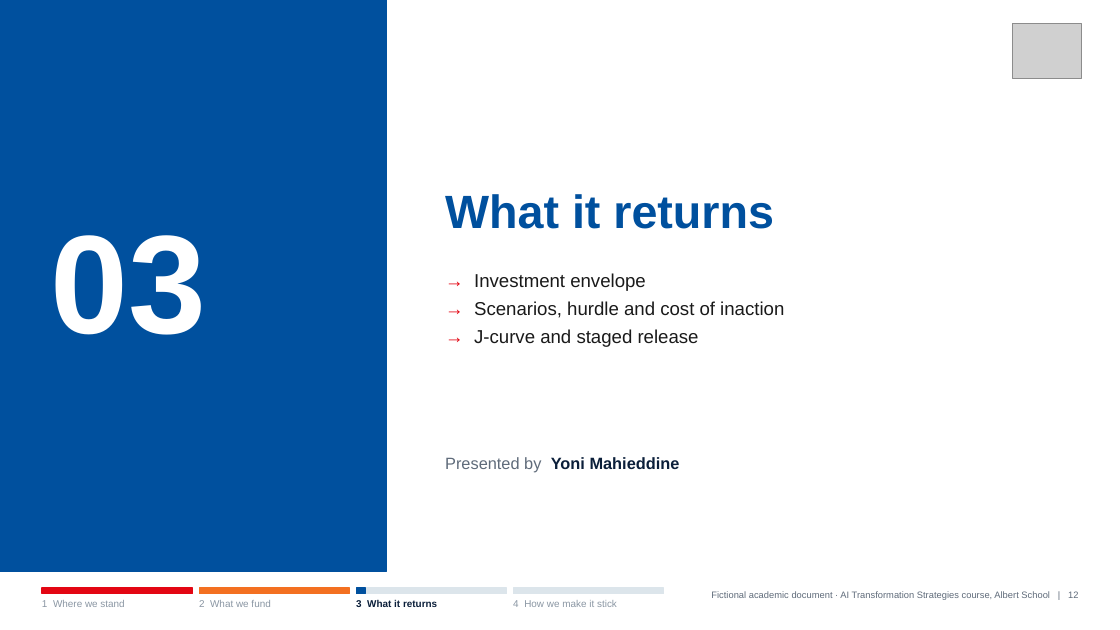
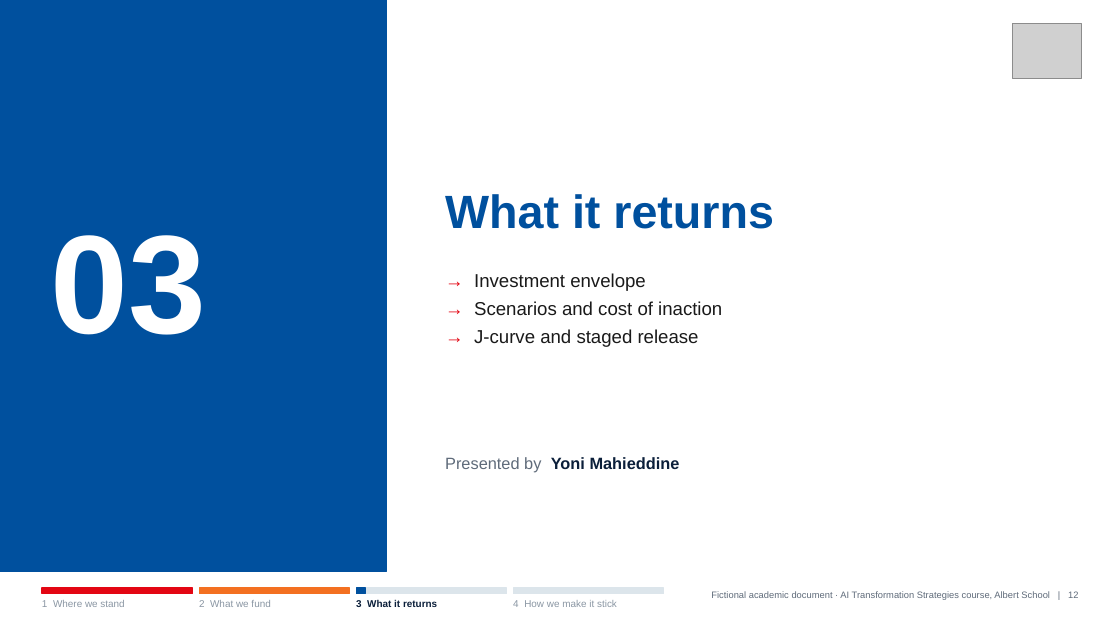
Before and after one commit to Xenodion/ai-transformations-navy, a slide deck: slide 12 of deliverables/slides/ai_strategy_deck.pptx. Drawn at 1120x630 pixels with LibreOffice and Linux fonts; fonts in the diff are those of the drawing; grey boxes stand for pictures. Boxes give left, top, right and bottom in pixels: in the first picture for what was removed or moved away, otherwise in the second. Text is boxed around its words. In the diff, an @@ line names an element or a change of style, - is before the commit and + after.

```diff
--- a/deliverables/slides/ai_strategy_deck.pptx
+++ b/deliverables/slides/ai_strategy_deck.pptx
@@ text at [474, 301, 722, 315]: text changed @@
-→ Scenarios, hurdle and cost of inaction
+→ Scenarios and cost of inaction
```
Also in this commit, not shown: 19 other slides changed, 2 slides added, 3 other files.
